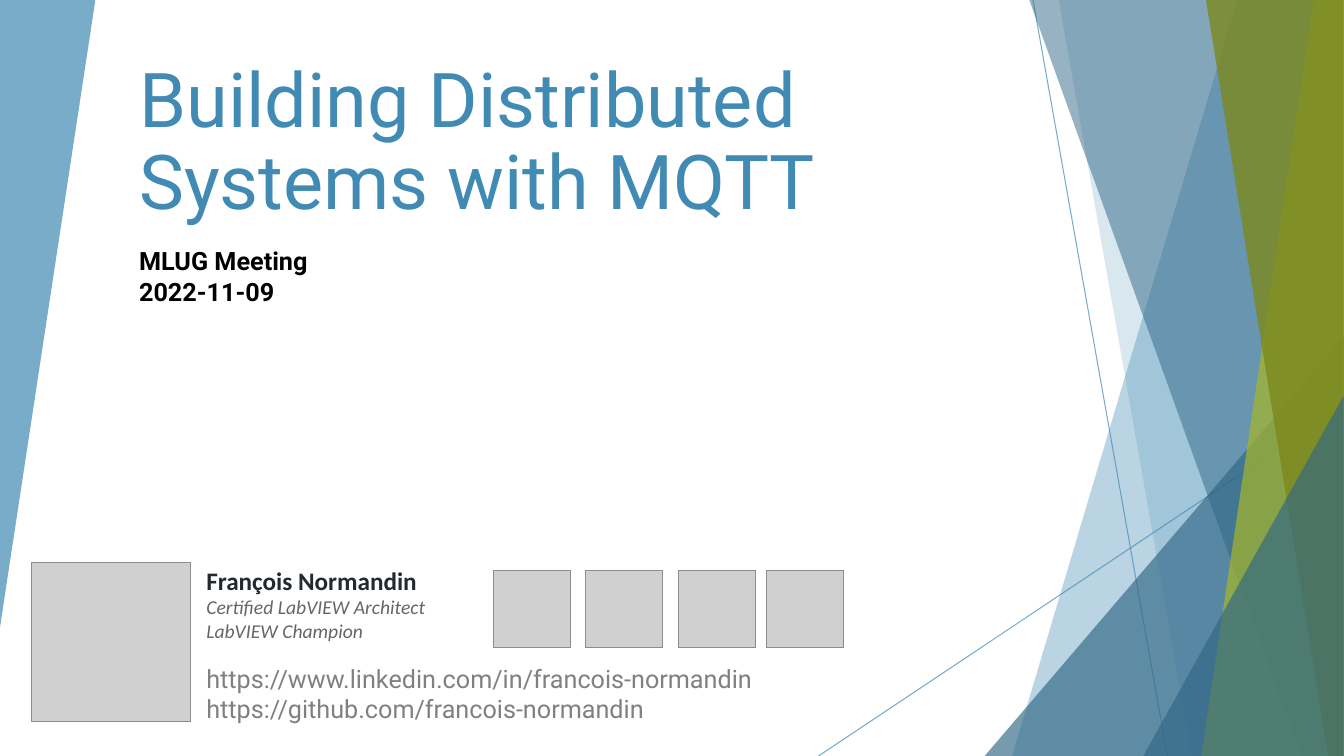
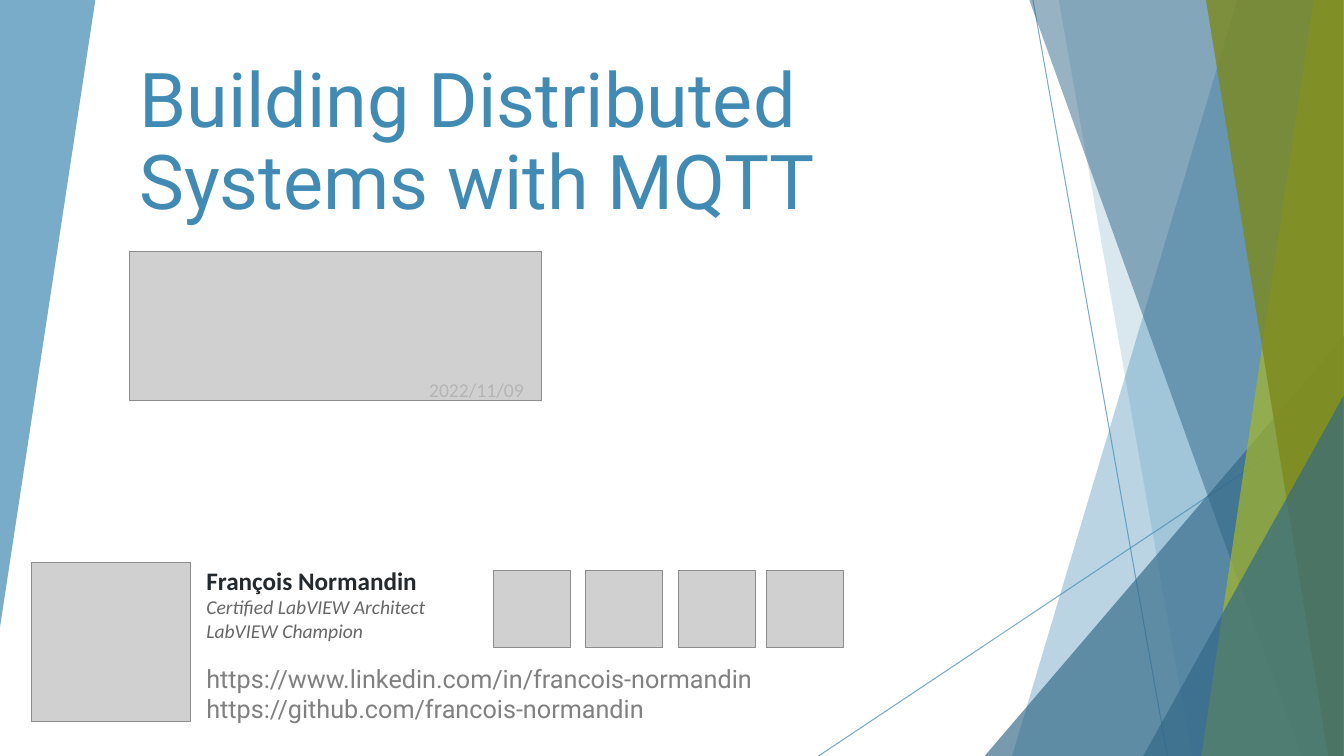
Before and after one commit to francois-normandin/mlug-2022-11-09, a slide deck: slide 1 of MLUG 20221109 MQTT.pptx. Drawn at 1344x756 pixels with LibreOffice and Linux fonts; fonts in the diff are those of the drawing; grey boxes stand for pictures. Boxes give left, top, right and bottom in pixels: in the first picture for what was removed or moved away, otherwise in the second. Text is boxed around its words. In the diff, an @@ line names an element or a change of style, - is before the commit and + after.

Commit message:
Addition of Basics MQTT VI

```diff
--- a/MLUG 20221109 MQTT.pptx
+++ b/MLUG 20221109 MQTT.pptx
@@ picture added at (129, 251, 541, 400) @@
@@ text at (429, 400, 524, 403): text changed; size 18 to 14 pt; font Roboto to Calibri; text colour #000000 to #B5B5B5; bold off @@
-MLUG Meeting
-2022-11-09
+2022/11/09
```
Also in this commit, not shown: 1 other slide changed, 3 other files.
